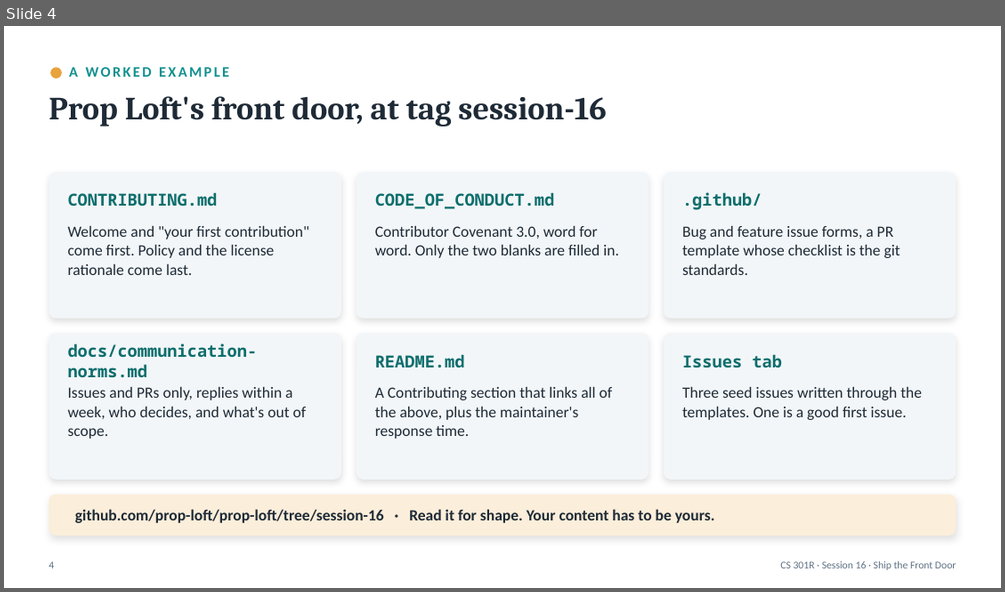
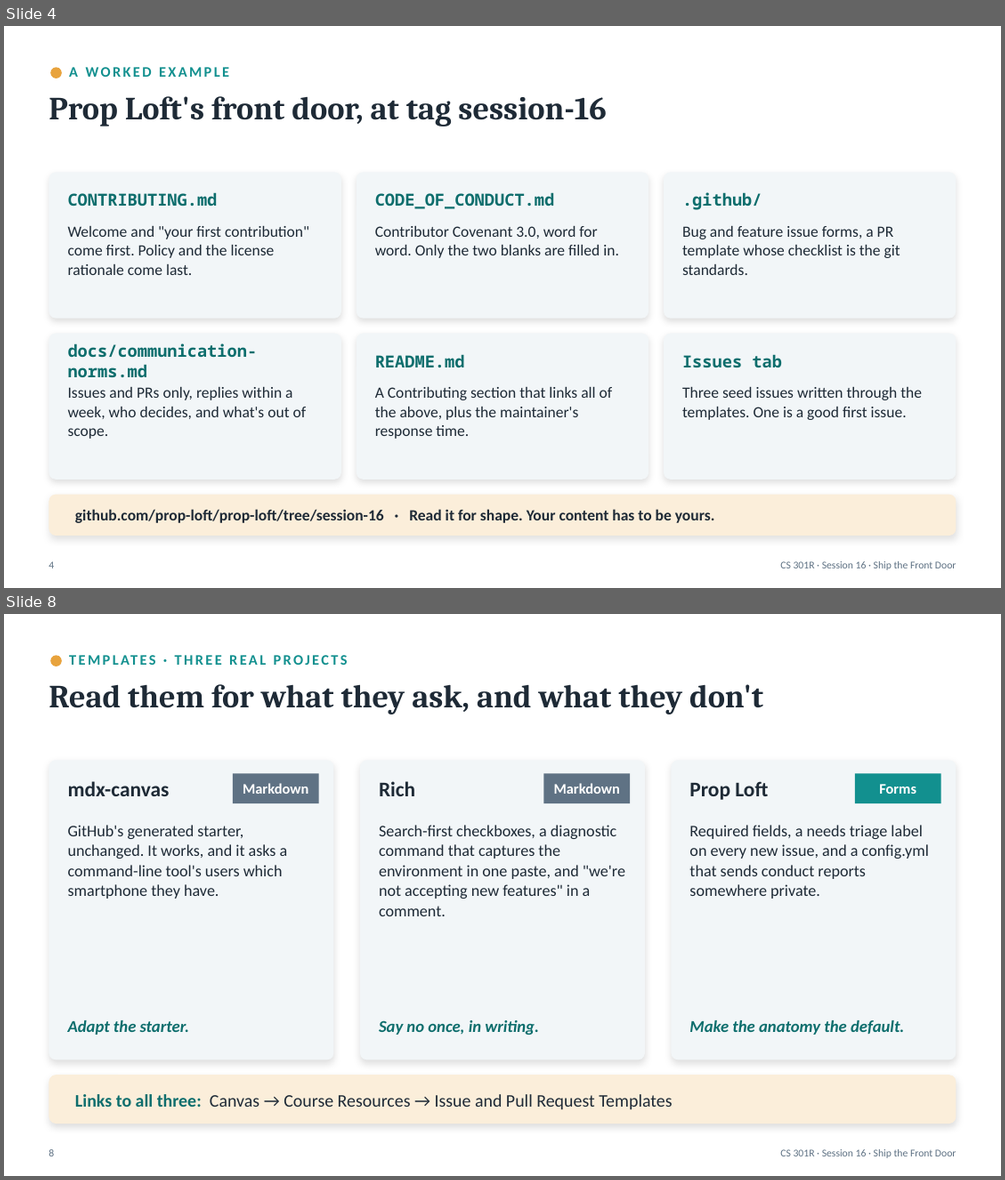
Before and after one commit to BYU-CS-Course-Ops/CS380, a slide deck: canvas_material/lectures/powerpoint/Session16-FrontDoorWorkshop.pptx. Shown one above the other, each under a label of ours: slide 4 before the commit, slides 4 and 8 after it; the slides between them are not shown. The pictures are 1005x592 and 1005x1180 pixels, drawn with LibreOffice and Linux fonts; fonts in the diff are those of the drawing. Boxes give left, top, right and bottom in pixels: in the first picture for what was removed or moved away, otherwise in the second. Text is boxed around its words. In the diff, an @@ line names an element or a change of style, - is before the commit and + after.

```diff
--- a/canvas_material/lectures/powerpoint/Session16-FrontDoorWorkshop.pptx
+++ b/canvas_material/lectures/powerpoint/Session16-FrontDoorWorkshop.pptx
@@ slide 8 added at bbox=[4, 614, 1001, 1176], background #FFFFFF @@
@@ ellipse added at bbox=[50, 655, 62, 667], fill #E8A33D @@
@@ text added at bbox=[69, 647, 931, 673], 14 pt, text #12908F, bold @@
+TEMPLATES · THREE REAL PROJECTS
@@ text added at bbox=[48, 684, 763, 715], 31 pt, text #1E2A36, bold @@
+Read them for what they ask, and what they don't
@@ rounded rectangle added at bbox=[49, 760, 334, 1060], fill #F2F6F8 @@
@@ rectangle added at bbox=[233, 773, 319, 804], fill #5F7284, 14 pt, text #FFFFFF, bold @@
+Markdown
@@ rounded rectangle added at bbox=[360, 760, 645, 1060], fill #F2F6F8 @@
@@ rectangle added at bbox=[543, 773, 630, 804], fill #5F7284, 14 pt, text #FFFFFF, bold @@
+Markdown
@@ rounded rectangle added at bbox=[671, 760, 955, 1060], fill #F2F6F8 @@
@@ rectangle added at bbox=[855, 773, 941, 804], fill #12908F, 14 pt, text #FFFFFF, bold @@
+Forms
@@ text added at bbox=[68, 781, 170, 796], 20 pt, text #1E2A36, bold @@
+mdx-canvas
@@ text added at bbox=[379, 781, 415, 796], 20 pt, text #1E2A36, bold @@
+Rich
@@ text added at bbox=[689, 781, 768, 800], 20 pt, text #1E2A36, bold @@
+Prop Loft
@@ text added at bbox=[68, 825, 288, 899], 15.5 pt, text #1E2A36 @@
+GitHub's generated starter, unchanged. It works, and it asks a command-line tool's users which smartphone they have.
@@ text added at bbox=[379, 825, 625, 917], 15.5 pt, text #1E2A36 @@
+Search-first checkboxes, a diagnostic command that captures the environment in one paste, and "we're not accepting new features" in a comment.
@@ text added at bbox=[689, 825, 929, 899], 15.5 pt, text #1E2A36 @@
+Required fields, a needs triage label on every new issue, and a config.yml that sends conduct reports somewhere private.
@@ text added at bbox=[68, 1021, 189, 1035], 16 pt, text #0E6E6D, bold, italic @@
+Adapt the starter.
@@ text added at bbox=[379, 1021, 539, 1035], 16 pt, text #0E6E6D, bold, italic @@
+Say no once, in writing.
@@ text added at bbox=[689, 1021, 904, 1035], 16 pt, text #0E6E6D, bold, italic @@
+Make the anatomy the default.
@@ rounded rectangle added at bbox=[49, 1075, 955, 1124], fill #FBEEDA @@
@@ text added at bbox=[75, 1095, 672, 1111], 17 pt, text #1E2A36 @@
+Links to all three: Canvas → Course Resources → Issue and Pull Request Templates
@@ text added at bbox=[48, 1150, 54, 1157], 10 pt, text #5F7284 @@
+8
@@ text added at bbox=[780, 1150, 956, 1159], 10 pt, text #5F7284 @@
+CS 301R · Session 16 · Ship the Front Door
```
Also in this commit, not shown: 10 slides changed, 3 other slides added, 7 other files.
